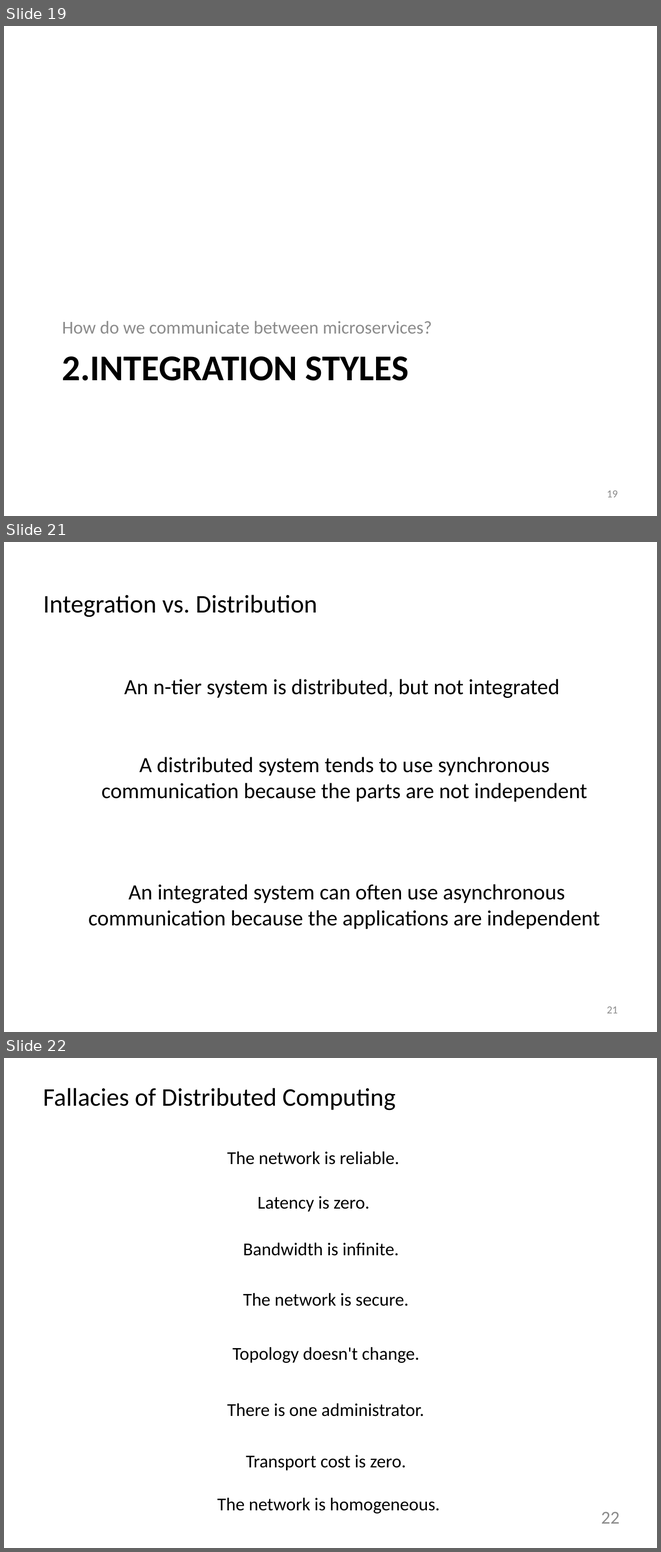
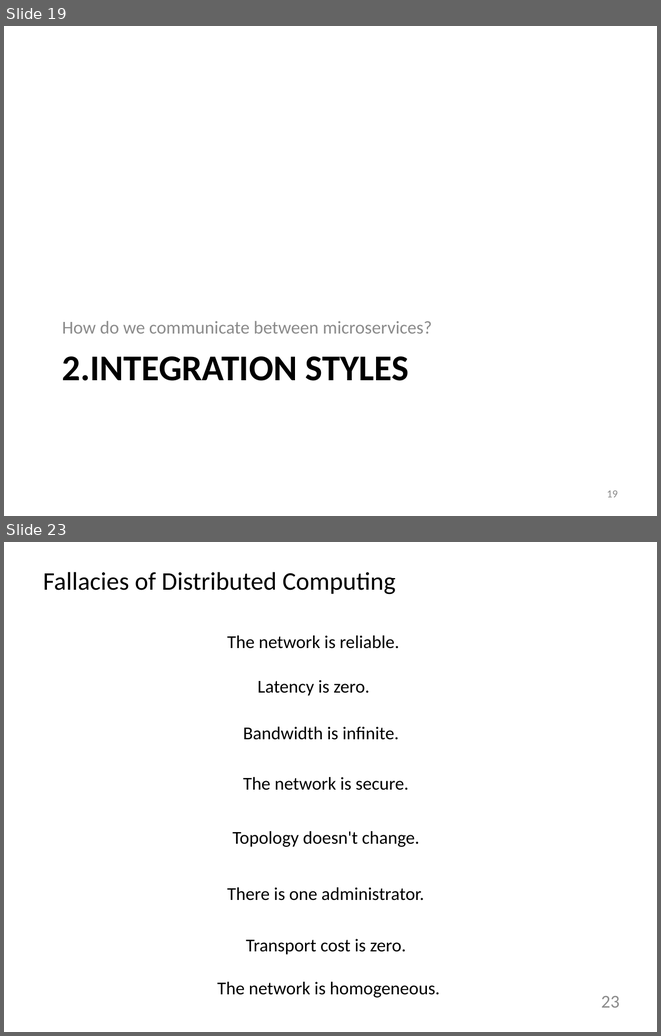
Before and after one commit to iancooper/Presentations, a slide deck: Practical Messaging - Day 1 - New.pptx. Shown one above the other, each under a label of ours: slides 19, 21 and 22 before the commit, slides 19 and 23 after it; the slides between them are not shown. The pictures are 661x1552 and 661x1036 pixels, drawn with LibreOffice and Linux fonts; fonts in the diff are those of the drawing. Boxes give left, top, right and bottom in pixels: in the first picture for what was removed or moved away, otherwise in the second. Text is boxed around its words. In the diff, an @@ line names an element or a change of style, - is before the commit and + after.

```diff
--- a/Practical Messaging - Day 1 - New.pptx
+++ b/Practical Messaging - Day 1 - New.pptx
@@ slide 21 removed at <box>4,542,657,1032</box>, background #FFFFFF @@
@@ title removed at <box>43,594,318,617</box> @@
-Integration vs. Distribution
@@ text removed at <box>124,679,559,698</box> @@
-An n-tier system is distributed, but not integrated
@@ text removed at <box>102,757,587,802</box> @@
-A distributed system tends to use synchronous communication because the parts are not independent
@@ text removed at <box>88,884,600,929</box> @@
-An integrated system can often use asynchronous communication because the applications are independent
@@ page number removed at <box>607,1006,618,1013</box> @@
-21
@@ what was slide 22 is now slide 23 @@
@@ page number at <box>601,996,620,1007</box>: text changed @@
-22
+23
```
Also in this commit, not shown: 10 slides changed, 6 slides added, 6 other slides removed.
